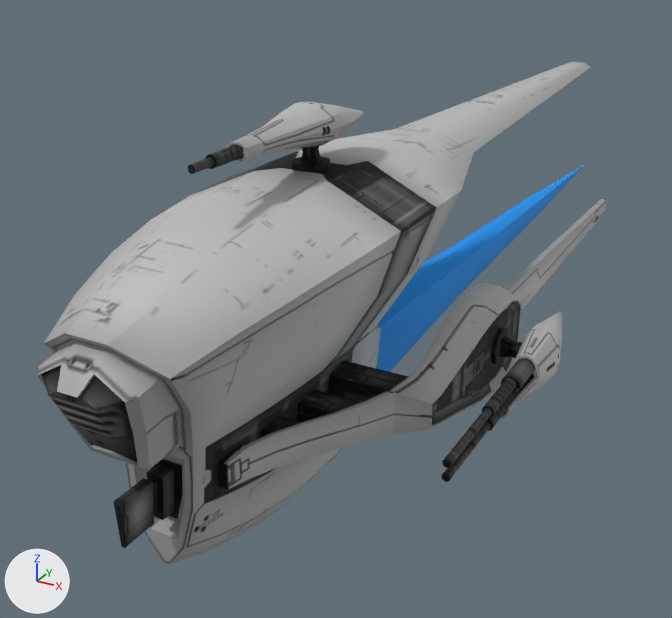
Two versions of the Blender file Drone/drone.blend, one commit apart.
The view is the same before and after, from a 50 mm lens placed at (46.8, -80.4, 39.6), pointed at (-11.5, 25.7, -13.4). The lights are fixed; the arrows at lower left show +X, +Y and +Z.

The scene before the commit, as lines of its bpy script (objects in view):
```python
me_base = bpy.data.meshes.new('base')
me_base.from_pydata(...)  # 1549 vertices, 3062 faces; spans x -24.1..24.1, y -21.4..21.4, z -99.9..36.7
me_base.polygons.foreach_set('use_smooth', [True] * 3062)
me_base.materials.append(None)
me_glow = bpy.data.meshes.new('glow')
me_glow.from_pydata(...)  # 25 vertices, 24 faces; spans x -3.5..3.5, y -18.6..-5.0, z -113.4..-6.7
me_glow.polygons.foreach_set('use_smooth', [True] * 24)
me_glow.materials.append(mat_engine_glow_thurion_solid)  # its picture is missing
ob_base_glow = bpy.data.objects.new('base_glow', me_base)
ob_base_glow.location = (0.0, 0.0, 0.0)
ob_base_glow.rotation_euler = (1.571, 0.0, 0.0)  # degrees (90, 0, 0)
ob_base_glow.material_slots[0].link = 'OBJECT'; ob_base_glow.material_slots[0].material = mat_base_glow
ob_glow = bpy.data.objects.new('glow', me_glow)
ob_glow.location = (0.0, 0.0, 0.0)
ob_glow.rotation_euler = (1.571, 0.0, 0.0)  # degrees (90, 0, 0)
ob_glow.scale = (1.01, 1.01, 1.01)
```
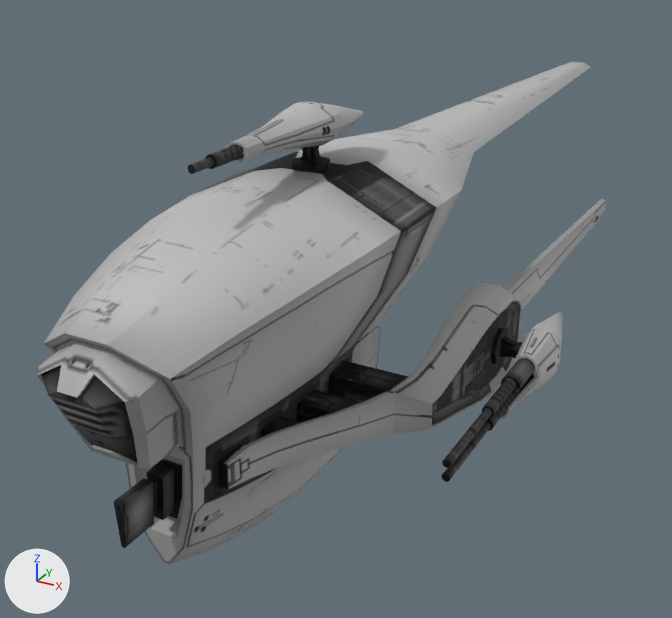
Boxes [x1, y1, x2, y2] around the edits, measured in the pictures (672 x 618 px):
'glow', deleted (blue): before [377, 165, 584, 372]

The edits, one by one:
Object 'glow' (ob_glow) is deleted.
